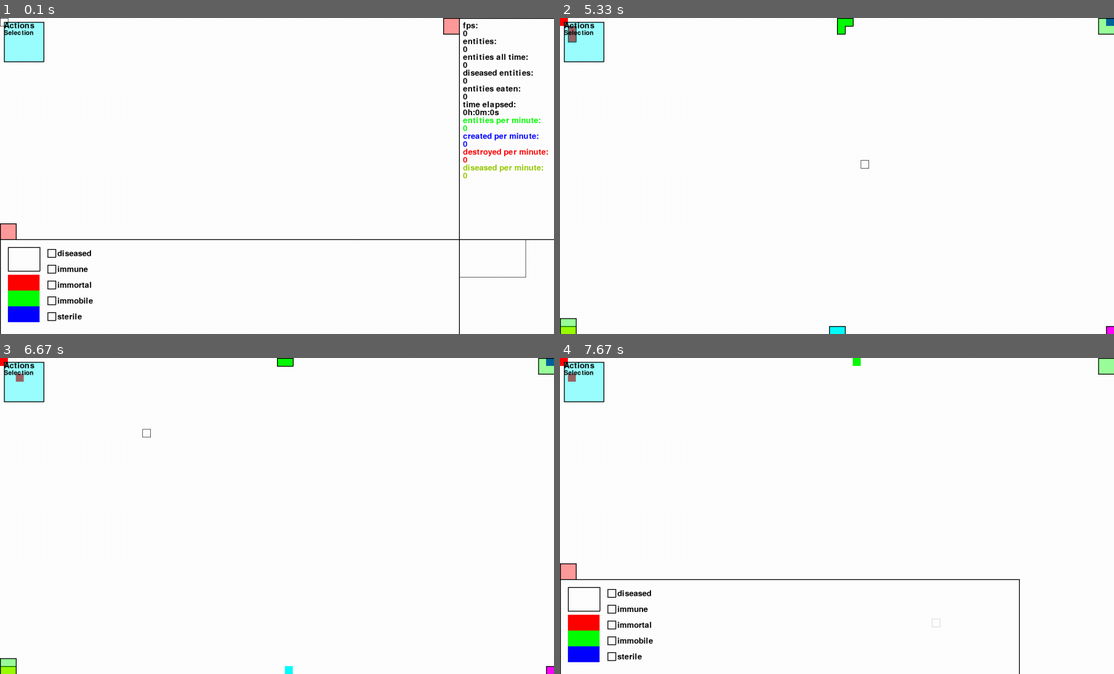
Above: before the commit, frames 1-4 (two rows, left to right).
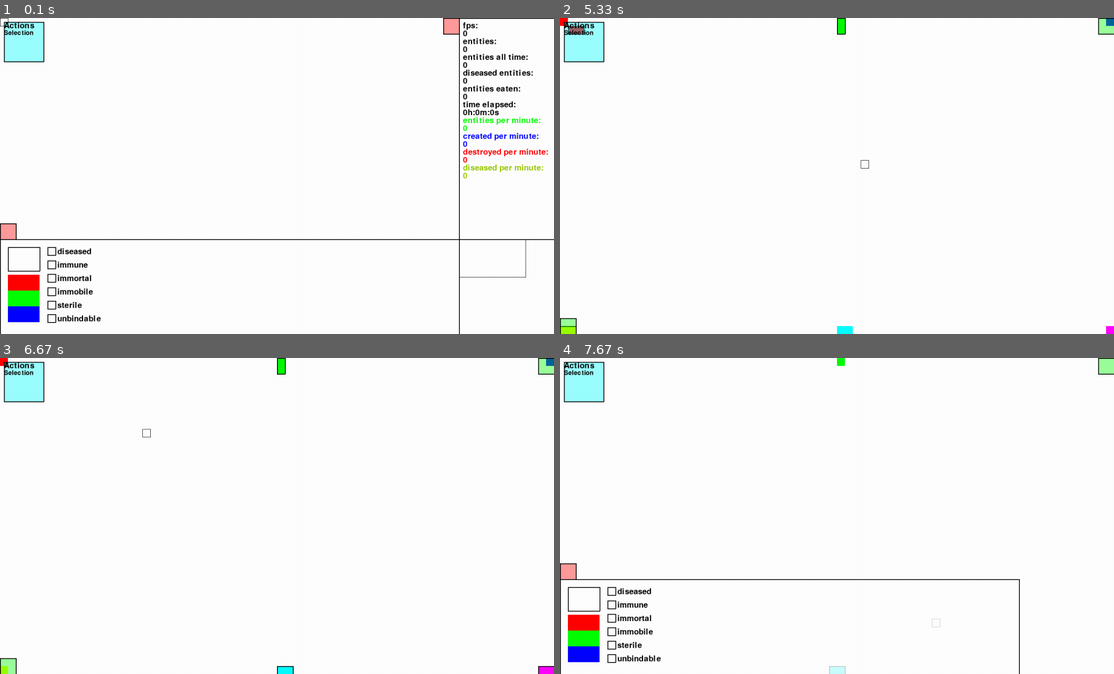
Above: after the commit, the same moments.

Repository: sbwhitt/pygame-life-simulation
Game: pygame game, started from main.py
Same seed, same stepped clock (60 frames per second), same inputs: the game is played once before the commit and once after it.
Inputs (mouse positions are in pixels of both pictures, inside the frame that each line leads up to):
- Up to frame 1 (0.1 s): no input
- Up to frame 2 (5.33 s): click (1008, 24) at 0.38 s; tap Enter at 0.67 s; click "Actions" at 1.05 s; click "Selection" at 1.38 s; click (848, 68) at 1.72 s; click (565, 232) at 2.05 s; click (820, 122) at 2.38 s; click (759, 109) at 2.72 s; tap E at 3, 4.67, 5.07 s; click (1008, 166) at 3.38 s; click (953, 119) at 3.72 s; click (676, 115) at 4.05 s; click (859, 163) at 4.38 s
- Up to frame 3 (6.67 s): tap E at 5.37 s; tap X at 5.57 s; click (188, 414) at 5.88 s; click (221, 503) at 6.22 s; click (144, 433) at 6.55 s
- Up to frame 4 (7.67 s): click (936, 620) at 6.88 s; tap X at 7.23, 7.53 s; tap B at 7.32 s

The runs differ from the first frame. In frame 1, 0.9% of the frame differs, in the area x 8-19%, y 72-97%; in frame 2, 0.2%; in frame 3, 0.3%; in frame 4, 1.1%, in the area x 0-55%, y 0-100%.

Commit message:
add unbindable option and cleanup

Diff:
--- a/src/entities/dna.py
+++ b/src/entities/dna.py
@@ -19,6 +19,7 @@
         self.immortal = False
         self.immobile = False
         self.sterile = False
+        self.unbindable = False
         self.nourished = False
         self.eaten = False
 
--- a/src/entities/entity.py
+++ b/src/entities/entity.py
@@ -30,11 +30,11 @@
             self._move(self._choose_dir(surroundings))
         return None
 
-    def reproduce(self) -> "Entity|None":
+    def reproduce(self, surroundings: list["Entity"]) -> "Entity|None":
         if self.dna.sterile: return
         self.dna.genes += 1
         r = random.randint(0, 1+self.dna.amnt_offspring)
-        spawn_loc = self._choose_spawn_location()
+        spawn_loc = self._choose_spawn_location(surroundings)
         if not self.dna.diseased and spawn_loc and (self.dna.nourished or r == 1):
             offspring = Entity(spawn_loc[0], spawn_loc[1])
             if random.randint(1, settings.MUTATE_CHANCE) == 1:
@@ -90,15 +90,11 @@
             return choices[random.randint(0, len(choices)-1)]
         return -1
 
-    def _choose_spawn_location(self) -> tuple|None:
-        # up left down right
-        choices = []
-        for i in range(len(self.edges)):
-            if self.edges[i]:
-                choices.append(i)
-        if len(choices) > 0:
-            choice = choices[random.randint(0, len(choices)-1)]
-            return utils.add_twoples(self.loc, settings.DIRS[choice])
+    def _choose_spawn_location(self, surroundings: list["Entity"]) -> tuple|None:
+        choice = self._choose_dir(surroundings)
+        if choice >= 0:
+            spawn_loc = utils.add_twoples(self.loc, settings.DIRS[choice])
+            return spawn_loc
         return None
 
     def _degenerate(self) -> None:
@@ -131,6 +127,6 @@
         for i in range(len(surroundings)):
             if random.randint(1, 10) == 1 and surroundings[i] != None:
                 neighbor = self._check_neighbor(surroundings[i])
-                if neighbor != None:
+                if neighbor != None and not neighbor.dna.unbindable:
                     return neighbor
         return None
--- a/src/entities/entity_manager.py
+++ b/src/entities/entity_manager.py
@@ -41,7 +41,7 @@
                     c_man.bind(e, neighbor)
                     self._spread_characteristics(e, neighbor)
             self._handle_collisions(e)
-            self._handle_aging(e, clock_time)
+            self._handle_aging(e, clock_time, surroundings)
             e.scan_edges(self.m.get_surroundings(e.loc))
 
     def render_entities(self, window: Window) -> None:
@@ -117,6 +117,7 @@
         e.dna.immortal = atts["immortal"]
         e.dna.immobile = atts["immobile"]
         e.dna.sterile = atts["sterile"]
+        e.dna.unbindable = atts["unbindable"]
         self._add_entity(e)
 
     def select_entity(self, e: Entity) -> None:
@@ -225,7 +226,7 @@
             if random.randint(1, 50) == 1:
                 self._cannibalize(e, collisions)
 
-    def _handle_aging(self, e: Entity, clock_time: int) -> None:
+    def _handle_aging(self, e: Entity, clock_time: int, surroundings: list[Entity]) -> None:
         if not e.dna.immortal and e.dna.age_timer > settings.AGE_LENGTH:
             if e.dna.diseased:
                 self.remove_entity(e)
@@ -235,7 +236,7 @@
                 self.remove_entity(e)
                 return
             if len(self.entities) < settings.ENTITY_LIMIT:
-                offspring = e.reproduce()
+                offspring = e.reproduce(surroundings)
                 if offspring:
                     self._add_entity(offspring)
             e.dna.age_timer = 0
--- a/src/interface/panels/bottom_panel.py
+++ b/src/interface/panels/bottom_panel.py
@@ -21,11 +21,7 @@
         self.panel_open = True
         self.color_picker = ColorPicker(self.pos)
         self.text = Text(font_size=settings.FONT_SIZE)
-        self.choosers = self._build_choosers([settings.CHOOSER_OPTIONS[0],
-                                              settings.CHOOSER_OPTIONS[1],
-                                              settings.CHOOSER_OPTIONS[2],
-                                              settings.CHOOSER_OPTIONS[3],
-                                              settings.CHOOSER_OPTIONS[4]])
+        self.choosers = self._build_choosers()
 
     def render(self, screen: pygame.Surface) -> None:
         if self.panel_open:
@@ -56,12 +52,11 @@
             self._toggle_hide_choosers()
 
     def get_attributes(self) -> dict:
-        return {"color": self.color_picker.current_color,
-                "diseased": self.choosers[0].selected,
-                "immune": self.choosers[1].selected,
-                "immortal": self.choosers[2].selected,
-                "immobile": self.choosers[3].selected,
-                "sterile": self.choosers[4].selected}
+        atts = {}
+        atts["color"] = self.color_picker.current_color
+        for k, v in settings.CHOOSER_OPTIONS.items():
+            atts[v] = self.choosers[k].selected
+        return atts
 
     # helpers
 
@@ -69,21 +64,12 @@
         for c in self.choosers:
             c.hidden = not c.hidden
 
-    def _build_choosers(self, choosers: list[str]) -> list[Chooser]:
+    def _build_choosers(self) -> list[Chooser]:
         c = []
-        for i in range(len(choosers)):
-            if settings.CHOOSER_OPTIONS[i] == "diseased":
-                c.append(self._build_chooser(choosers[i], i))
-            elif settings.CHOOSER_OPTIONS[i] == "immune":
-                c.append(self._build_chooser(choosers[i], i))
-            elif settings.CHOOSER_OPTIONS[i] == "immortal":
-                c.append(self._build_chooser(choosers[i], i))
-            elif settings.CHOOSER_OPTIONS[i] == "immobile":
-                c.append(self._build_chooser(choosers[i], i))
-            elif settings.CHOOSER_OPTIONS[i] == "sterile":
-                c.append(self._build_chooser(choosers[i], i))
+        for k, v in settings.CHOOSER_OPTIONS.items():
+            c.append(self._build_chooser(v, k))
         return c
 
     def _build_chooser(self, option: str, offset: int) -> Chooser:
-        pos = (self.color_picker.rect.right, self.pos[1] + 5 + (ChooserStyle.HEIGHT*offset*2))
+        pos = (self.color_picker.rect.right, self.pos[1] + (int(ChooserStyle.HEIGHT*offset*1.7)))
         return Chooser(pos, self.text, option)
--- a/static/settings.py
+++ b/static/settings.py
@@ -14,7 +14,7 @@
 # menu options
 ACTION_MENU_OPTIONS = {0: "Selection", 1: "Creation", 2: "Deletion"}
 COLOR_PICKER_OPTIONS = {0: "Red", 1: "Green", 2: "Blue"}
-CHOOSER_OPTIONS = {0: "diseased", 1: "immune", 2: "immortal", 3: "immobile", 4: "sterile"}
+CHOOSER_OPTIONS = {0: "diseased", 1: "immune", 2: "immortal", 3: "immobile", 4: "sterile", 5: "unbindable"}
 
 # input settings
 LEFT_CLICK = 0
